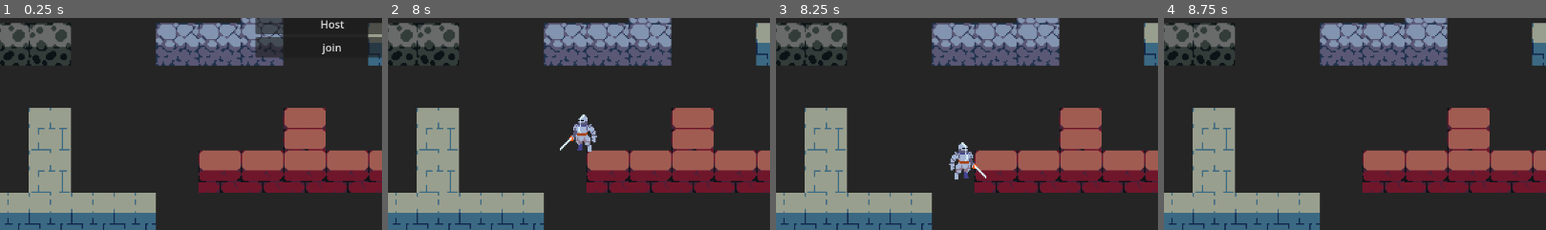
Above: before the commit, frames 1-4 (left to right).
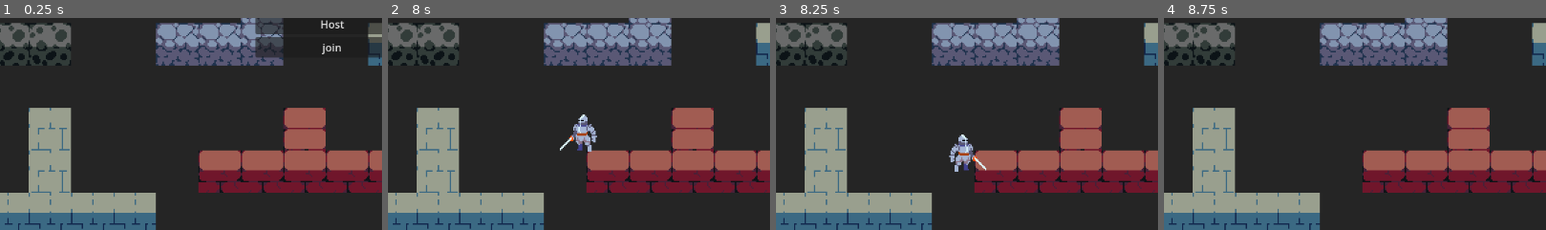
Above: after the commit, the same moments.

Repository: CosmoAdiX/Godot-Mulitplayer
Game: Godot game, scene res://scenes/world.tscn
The game is run twice, just before and just after one commit, with the same random seed, the same clock (stepped at 60 frames per second) and the same inputs.
Inputs:
- Up to frame 1 (0.25 s): no input
- Up to frame 2 (8 s): tap Enter (ui_accept) at 0.5, 0.77, 2, 2.27, 3.77, 4.52, 5, 5.27, 6.77, 7.52 s; hold Right (ui_right) 0.53-1.25 s; click "Host" at 1.25 s; hold Right (ui_right) 2.03-2.78 s; hold Left (ui_left) 2.78-3.53 s; hold Right (ui_right) 3.53-5.03 s; hold Left (ui_left) 5.03-5.78 s; hold Right (ui_right) 5.78-6.53 s; hold Left (ui_left) from 6.53 s (still down)
- Up to frame 3 (8.25 s): release Left (ui_left) at 8.03 s; hold Right (ui_right) from 8.03 s (still down)
- Up to frame 4 (8.75 s): keep holding Right (ui_right); tap Enter (ui_accept) at 8.27 s
The pictures show only the part of the screen within x 6-56%, y 50-100%; the shares and areas given below are measured in that part.

Frames 1-2 are identical in both runs. In frame 3, 0.9% of the frame differs, in the area x 45-55%, y 54-77%; in frame 4, nothing differs.

Commit message:
fixing multiplayer bugs

Diff:
--- a/scenes/player.gd
+++ b/scenes/player.gd
@@ -1,13 +1,15 @@
 class_name Player
 extends CharacterBody2D
 
-@onready var m_player: CharacterBody2D = $player
+@onready var av_sprite: Sprite2D = $Sprite2D
+@onready var collision: CollisionShape2D = $CollisionShape2D
+@onready var orig_position_coll = collision.position.x
 
 const SPEED = 150.0
 const JUMP_VELOCITY = -350.0
 
-
-var flipy: bool = true
+#func _process(delta):
+	#print(velocity)
 
 func _enter_tree() -> void:
 	set_multiplayer_authority(int(str(name)))
@@ -24,13 +26,20 @@
 
 	var direction := Input.get_axis("ui_left", "ui_right")
 
-	if Input.is_action_just_pressed("ui_left") or Input.is_action_just_pressed("ui_right"):
-		scale.x = -1
+	if velocity.x > 0:
+		av_sprite.flip_h = true
+		collision.position.x = -orig_position_coll
+	if velocity.x < 0:
+		av_sprite.flip_h = false
+		collision.position.x = orig_position_coll
 
 	if direction:
 		velocity.x = direction * SPEED
 	else:
 		velocity.x = move_toward(velocity.x, 0, SPEED)
+
+
+
 
 	move_and_slide()
 
--- a/scenes/player.tscn
+++ b/scenes/player.tscn
@@ -10,6 +10,12 @@
 properties/0/path = NodePath(".:position")
 properties/0/spawn = true
 properties/0/replication_mode = 1
+properties/1/path = NodePath("Sprite2D:flip_h")
+properties/1/spawn = true
+properties/1/replication_mode = 1
+properties/2/path = NodePath("CollisionShape2D:position")
+properties/2/spawn = true
+properties/2/replication_mode = 1
 
 [node name="player" type="CharacterBody2D" unique_id=205041572]
 script = ExtResource("1_g2els")
